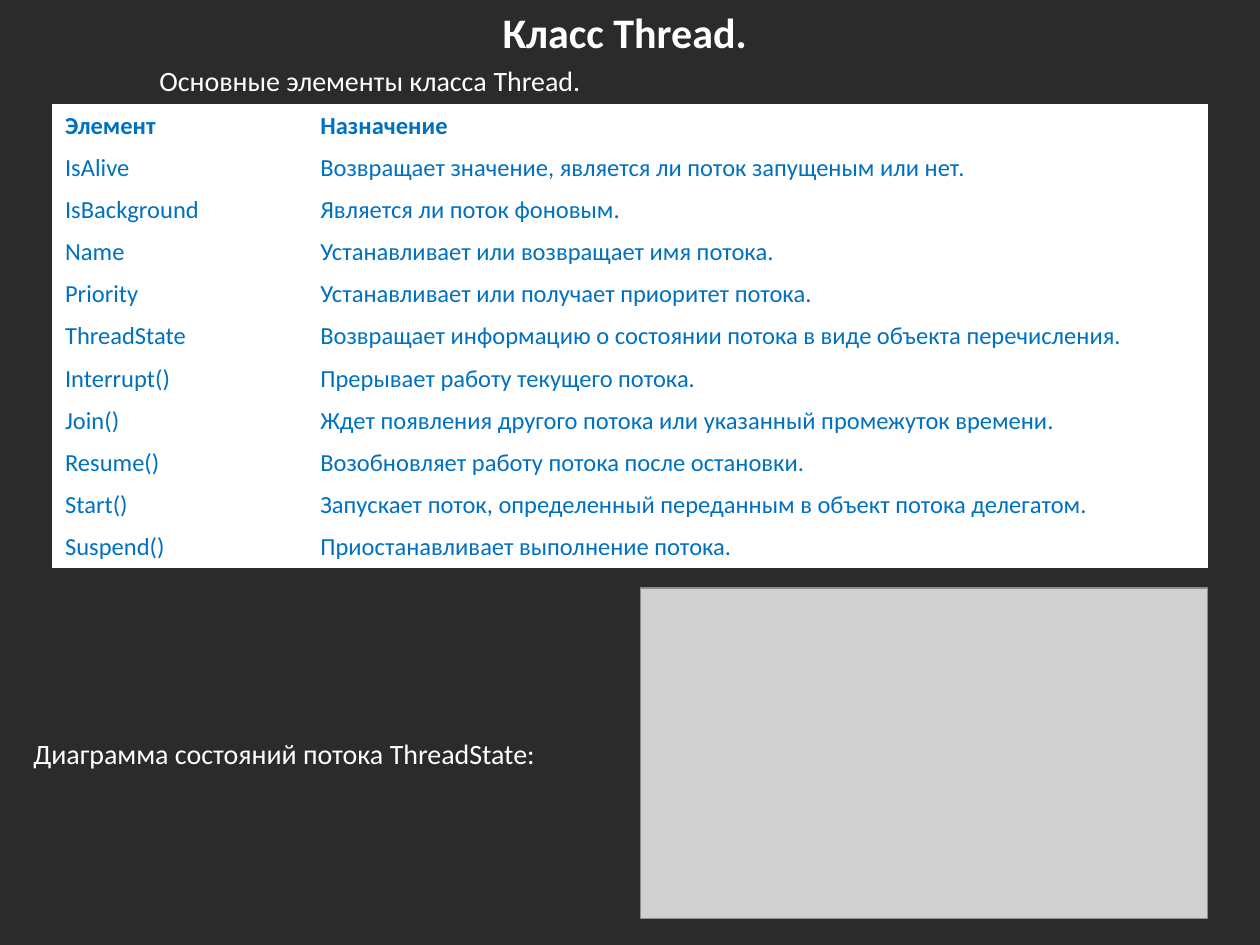
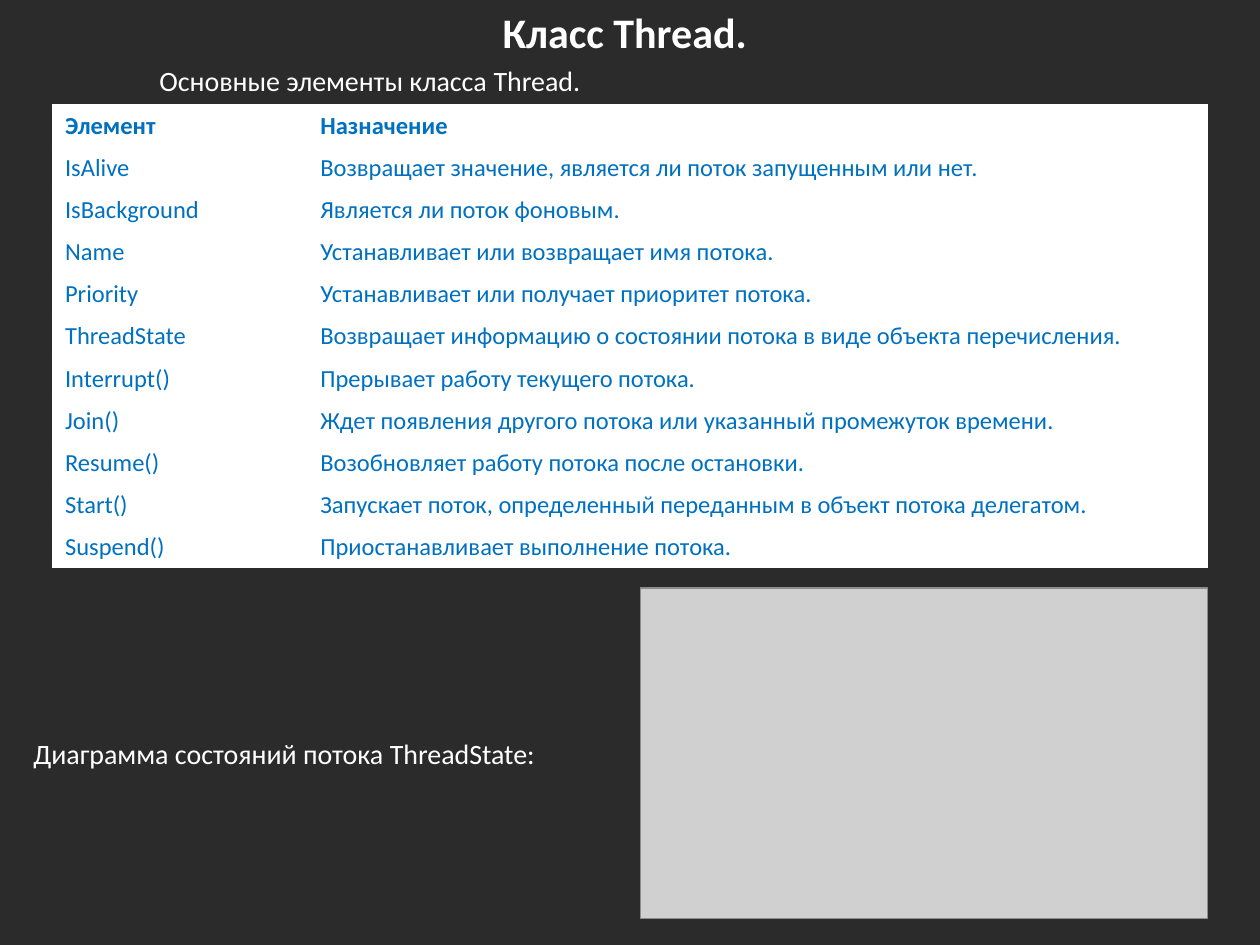
Before and after one commit to bazile/Training, a slide deck: slide 17 of Presentation/lesson-08-multithreading.pptx (slide 16 before the commit). Drawn at 1260x945 pixels with LibreOffice and Linux fonts; fonts in the diff are those of the drawing; grey boxes stand for pictures; background and template pictures are left out; a plain dark background stands for a picture behind light text. Boxes give left, top, right and bottom in pixels: in the first picture for what was removed or moved away, otherwise in the second. Text is boxed around its words. In the diff, an @@ line names an element or a change of style, - is before the commit and + after.

```diff
--- a/Presentation/lesson-08-multithreading.pptx
+++ b/Presentation/lesson-08-multithreading.pptx
@@ table at bbox=[53, 105, 1208, 567] @@
-row 2, column 2: Возвращает значение, является ли поток запущеным или нет.
+row 2, column 2: Возвращает значение, является ли поток запущенным или нет.
```
Also in this commit, not shown: 3 other slides changed, 1 slide added, 3 other files.
